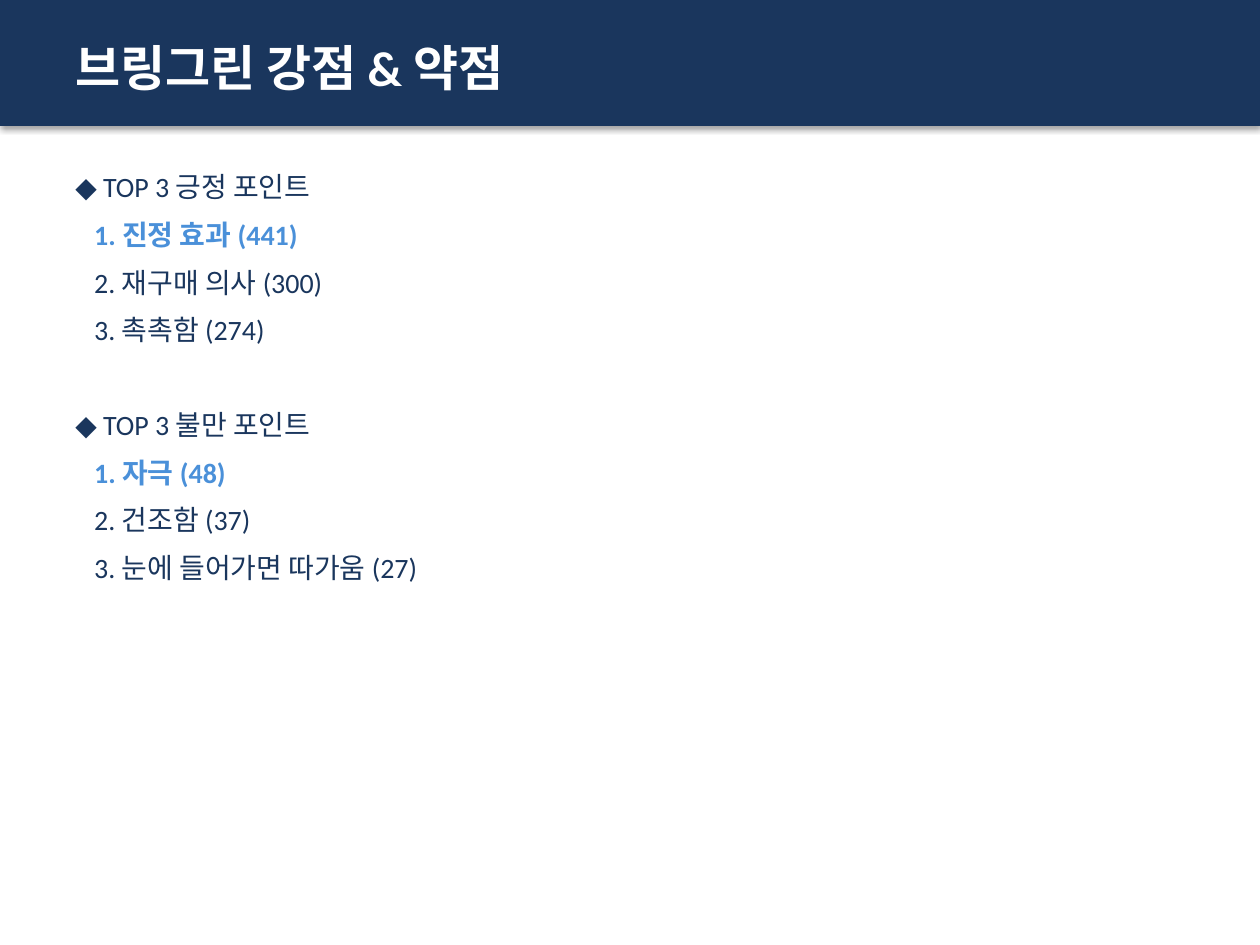
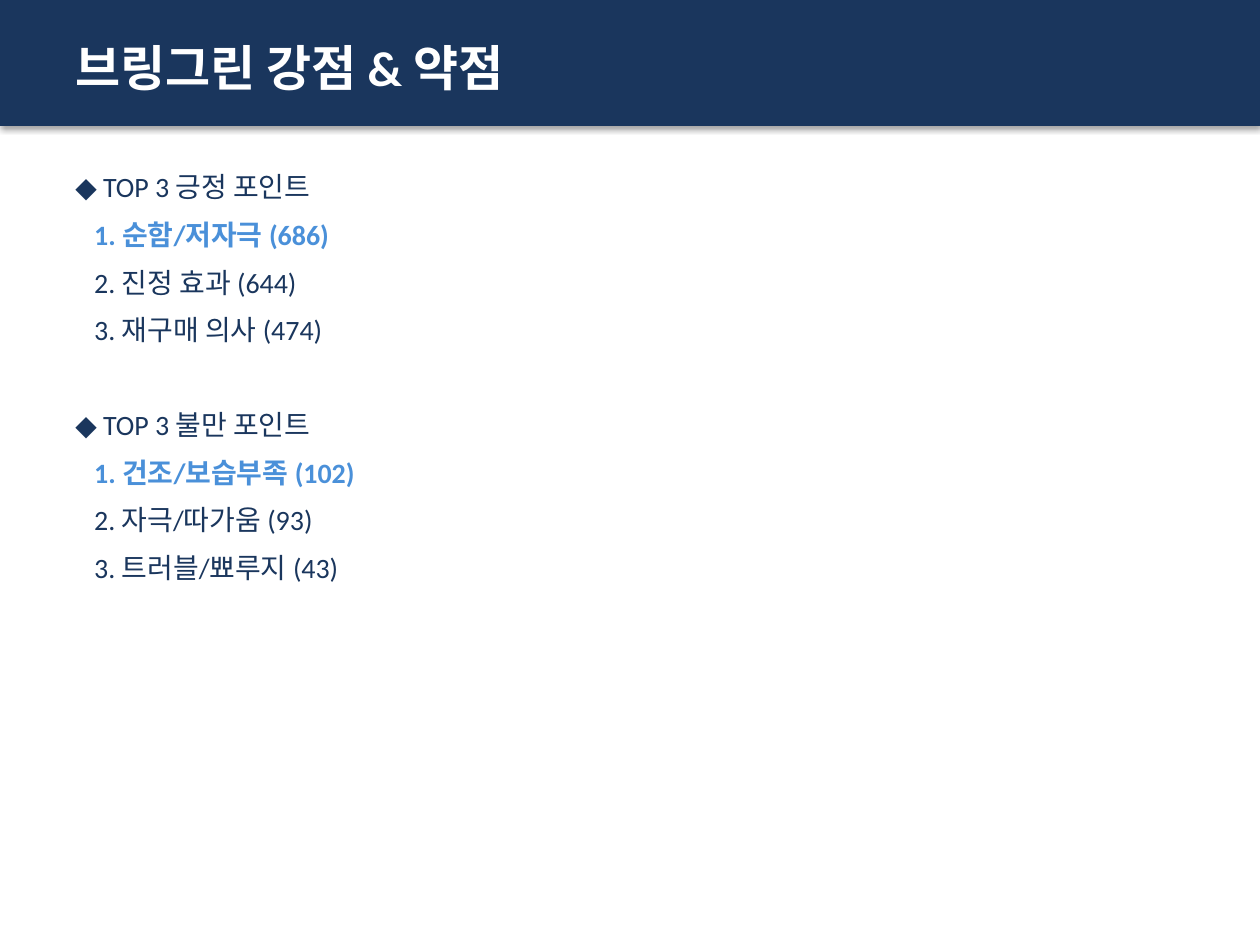
Before and after one commit to leeyoonsun53/review_analysis, a slide deck: slide 9 of output/토너_리뷰분석_리포트.pptx. Drawn at 1260x945 pixels with LibreOffice and Linux fonts; fonts in the diff are those of the drawing. Boxes give left, top, right and bottom in pixels: in the first picture for what was removed or moved away, otherwise in the second. Text is boxed around its words. In the diff, an @@ line names an element or a change of style, - is before the commit and + after.

```diff
--- a/output/토너_리뷰분석_리포트.pptx
+++ b/output/토너_리뷰분석_리포트.pptx
@@ text at (x1=94, y1=221, x2=329, y2=344): text changed @@
-1. 진정 효과 (441)
-2. 재구매 의사 (300)
-3. 촉촉함 (274)
+1. 순함/저자극 (686)
+2. 진정 효과 (644)
+3. 재구매 의사 (474)
@@ text at (x1=94, y1=459, x2=355, y2=582): text changed @@
-1. 자극 (48)
-2. 건조함 (37)
-3. 눈에 들어가면 따가움 (27)
+1. 건조/보습부족 (102)
+2. 자극/따가움 (93)
+3. 트러블/뾰루지 (43)
```
Also in this commit, not shown: 11 other slides changed, 1 other file.
